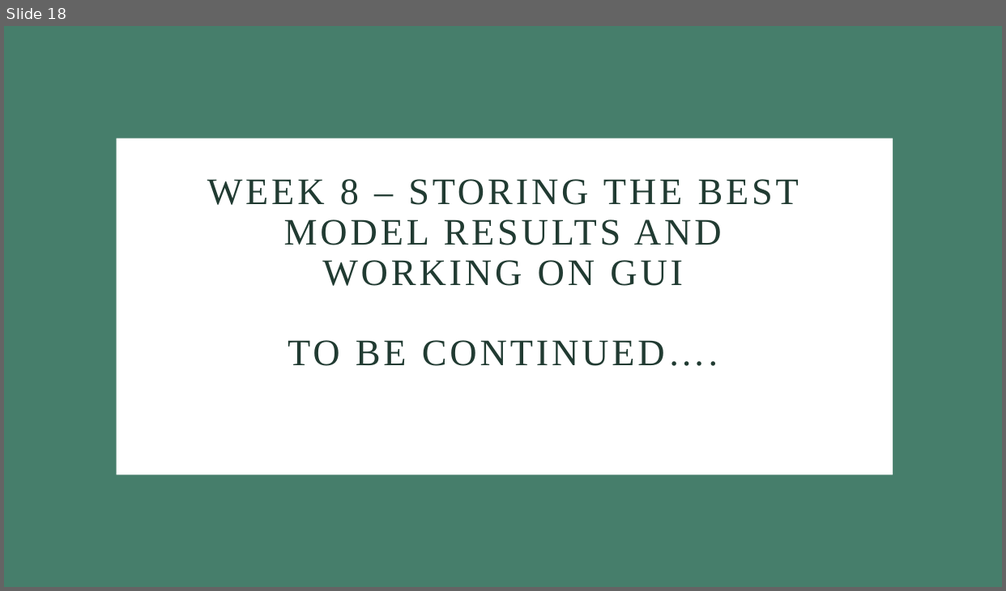
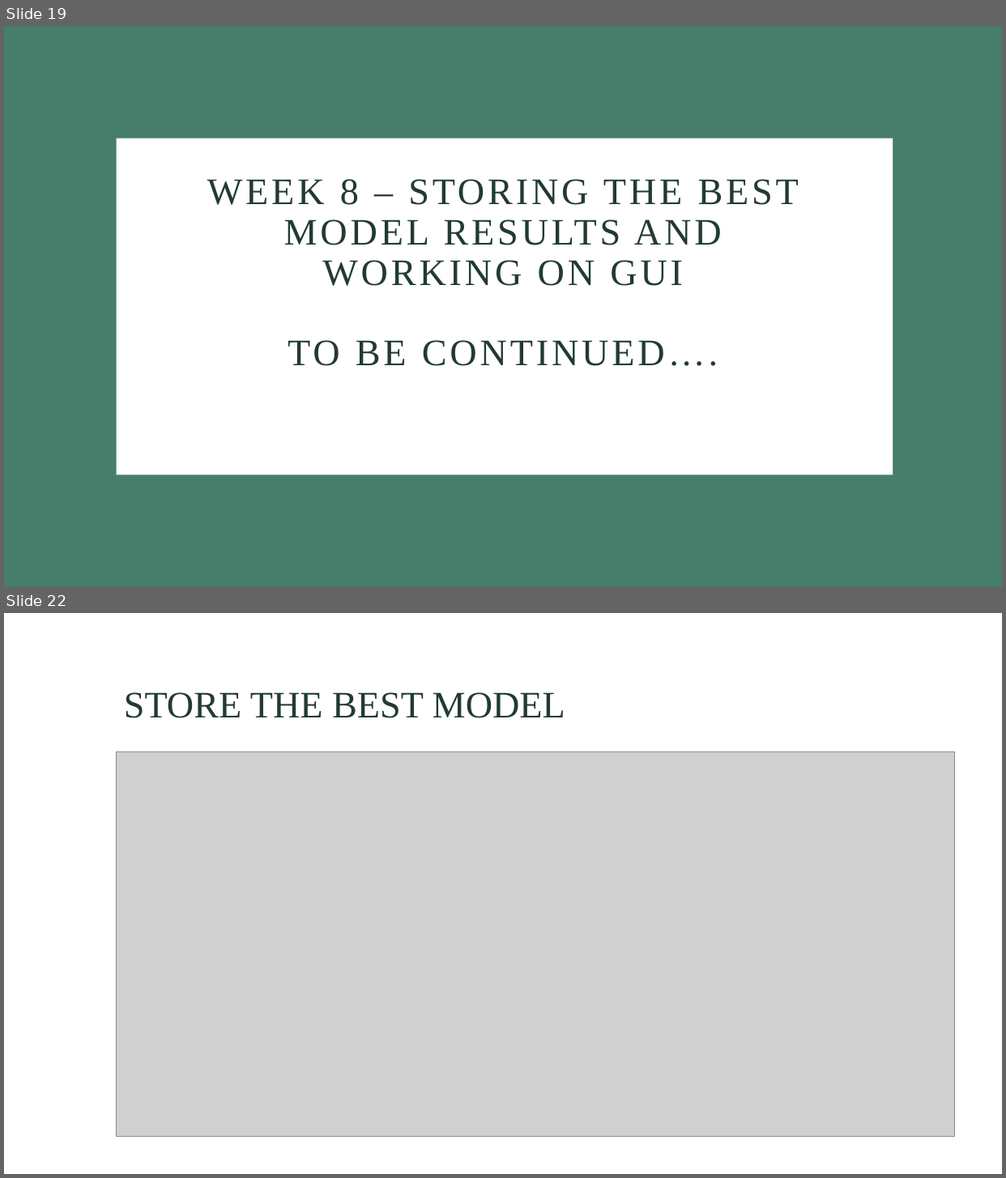
Before and after one commit to mpriyankapatil/ISU-Software_Project_2024, a slide deck: Week 6 .pptx. Shown one above the other, each under a label of ours: slide 18 before the commit, slides 19 and 22 after it; the slides between them are not shown. The pictures are 1006x591 and 1006x1178 pixels, drawn with LibreOffice and Linux fonts; fonts in the diff are those of the drawing; grey boxes stand for pictures. Boxes give left, top, right and bottom in pixels: in the first picture for what was removed or moved away, otherwise in the second. Text is boxed around its words. In the diff, an @@ line names an element or a change of style, - is before the commit and + after.

```diff
--- a/Week 6 .pptx
+++ b/Week 6 .pptx
@@ slide 22 added at bbox=[4, 613, 1002, 1174], background #FFFFFF @@
@@ title added at bbox=[124, 692, 565, 718], 36 pt, text #213B32 @@
+STORE THE BEST MODEL
@@ picture added at bbox=[117, 752, 955, 1137] @@
@@ what was slide 18 is now slide 19 @@
```
Also in this commit, not shown: 1 slide changed, 6 other slides added, 1 other file.
